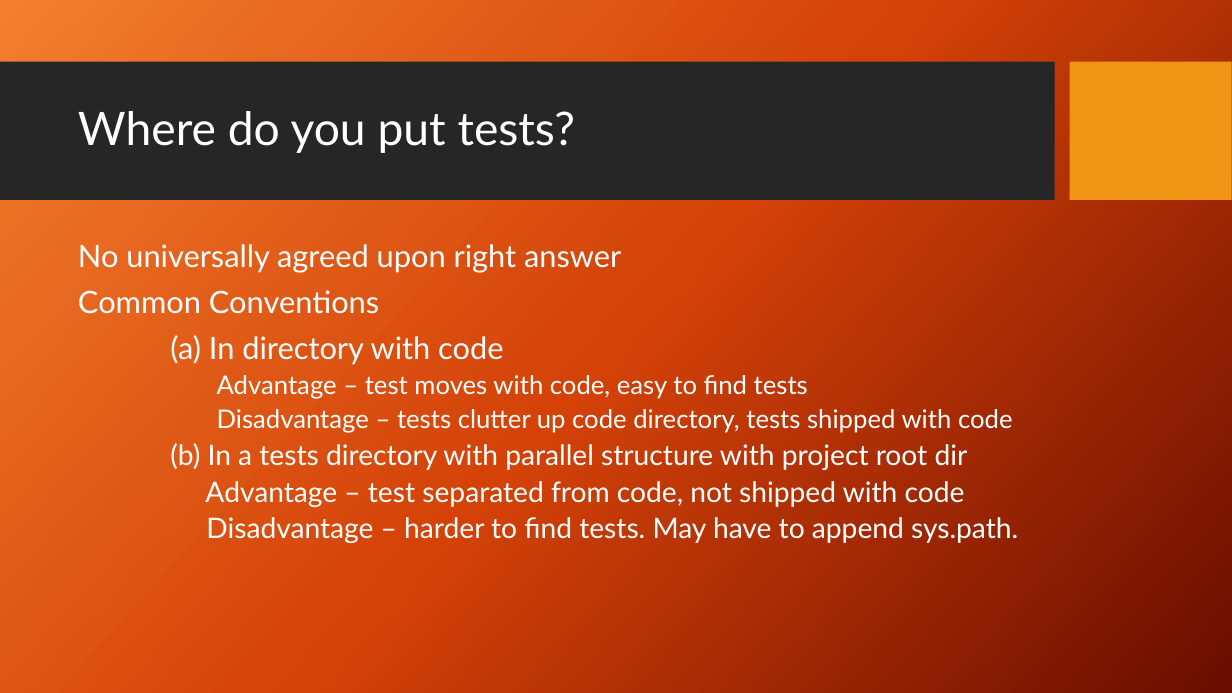
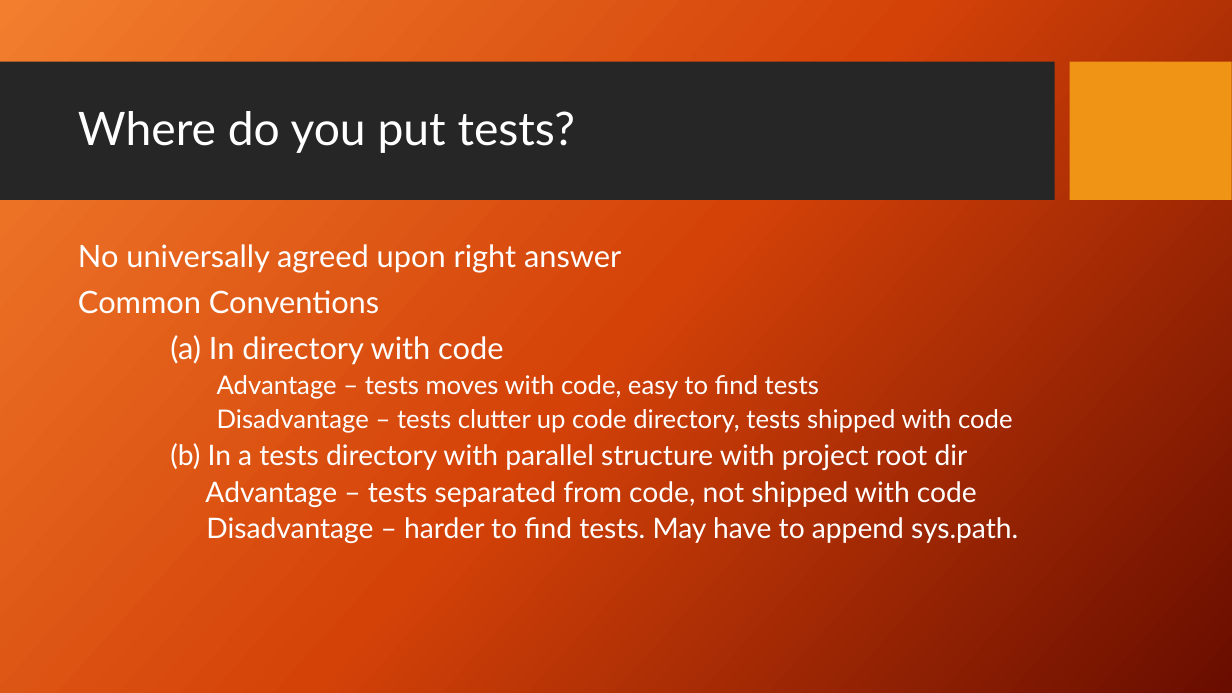
Before and after one commit to PrincetonUniversity/software_testing, a slide deck: slide 12 of UnitTestingSlides.pptx (slide 17 before the commit). Drawn at 1232x693 pixels with LibreOffice and Linux fonts; fonts in the diff are those of the drawing; background and template pictures are left out. Boxes give left, top, right and bottom in pixels: in the first picture for what was removed or moved away, otherwise in the second. Text is boxed around its words. In the diff, an @@ line names an element or a change of style, - is before the commit and + after.

```diff
--- a/UnitTestingSlides.pptx
+++ b/UnitTestingSlides.pptx
@@ text at (217, 375, 819, 399): text changed @@
-      Advantage – test moves with code, easy to find tests
+      Advantage – tests moves with code, easy to find tests
@@ text at (205, 481, 977, 507): text changed @@
-    Advantage – test separated from code, not shipped with code
+    Advantage – tests separated from code, not shipped with code
```
Also in this commit, not shown: 10 other slides changed, 4 slides added.
